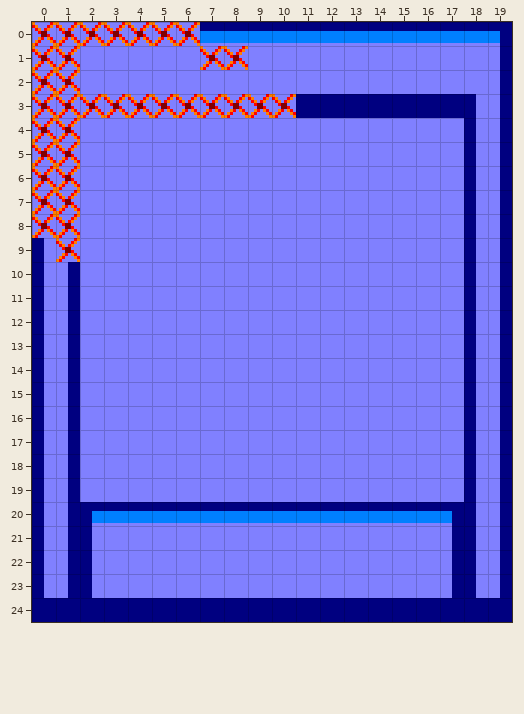
Level history. Tiled map: splatun/assets/Hud/hud.tmx. Above is the file before it was changed.
Cells are 8x8 px. Shown: x 0..19, y 0..24.
Once edited:
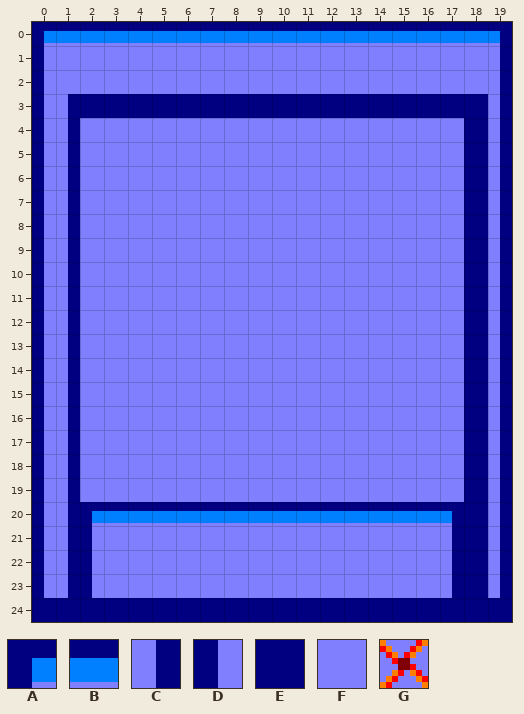
Key: from "Tileset": A 0, B 3, C 8, D 9, E 14, F 16, G 17.
_ is an empty cell.
From old to new:
Layer "Tile Layer 1":
y 0: x 0..6 GGGGGGG -> ABBBBBB
y 1: x 0..1 GG -> DF; x 7..8 GG -> FF
y 2: x 0..1 GG -> DF
y 3: x 0..10 GGGGGGGGGGG -> DCEEEEEEEEE; x 18 D -> E
y 4..8: x 0..1 GG -> DC; x 18 D -> E
y 9: x 1 G -> C; x 18 D -> E
y 10..23: x 18 D -> E
Pixel boxes of the changes (left, top, right, bottom) in both pictures:
changed: (32, 22, 296, 262)
changed: (476, 94, 488, 598)
